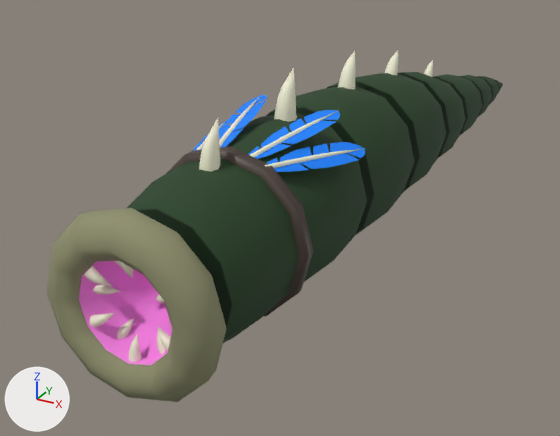
The FBX model workers/unity/Assets/3D/Characters/Leech/Leech.fbx as it was, and as the next commit left it.
Both versions are drawn from a 50 mm camera at (0.281, -0.649, 0.302) aimed at (-0.088, 0.022, -0.033). The lights are fixed; the arrows at lower left show +X, +Y and +Z. Where no turn or scale is listed for an object, it has been applied to the vertices.

Script lines for the objects in view, before the commit:
```python
me_mesh = bpy.data.meshes.new('Mesh')
me_mesh.from_pydata(...)  # 666 vertices, 664 faces; spans x -0.068..0.068, y -0.344..0.598, z -0.009..0.133
me_mesh.materials.append(mat_leech)
me_mesh_001 = bpy.data.meshes.new('Mesh.001')
me_mesh_001.from_pydata(...)  # 33 vertices, 32 faces; spans x -0.0057..0.0057, y 0.2125..0.2347, z 0.0849..0.1064
me_mesh_001.materials.append(mat_bone)  # white #f3f1d6
me_mesh_007 = bpy.data.meshes.new('Mesh.007')
me_mesh_007.from_pydata(...)  # 33 vertices, 32 faces; spans x -0.0088..0.0088, y -0.1398..-0.1147, z 0.1267..0.1665
me_mesh_007.materials.append(mat_bone)  # white #f3f1d6
me_mesh_008 = bpy.data.meshes.new('Mesh.008')
me_mesh_008.from_pydata(...)  # 33 vertices, 32 faces; spans x -0.007..0.007, y -0.2461..-0.224, z 0.1173..0.1538
me_mesh_008.materials.append(mat_bone)  # white #f3f1d6
ob_mbodymain = bpy.data.objects.new('mBodyMain', me_mesh)
ob_mbodymain.location = (0.0, 0.0, 0.0)
ob_mspike = bpy.data.objects.new('mSpike', me_mesh_008)
ob_mspike.location = (0.0, 0.0, 0.0002)
ob_mspike1 = bpy.data.objects.new('mSpike1', me_mesh_007)
ob_mspike1.location = (0.0, 0.0, 0.0002)
ob_mspike4 = bpy.data.objects.new('mSpike4', me_mesh_001)
ob_mspike4.location = (0.0, 0.0, 0.0002)
# also in view: 'mFeathersPlayerColor' at (0.007, -0.166, 0.126); 'mFeatherBones' at (0.008, -0.164, 0.128); 'pTorus1' at (0.0, -0.214, 0.063)
```
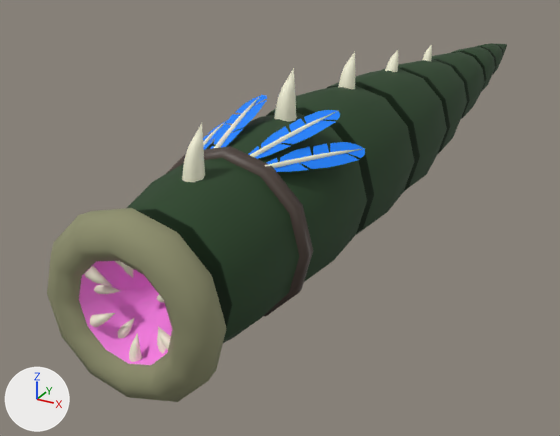
The newer file is also rescaled (x2.0) as a whole; pictures and numbers use the older file's frame.

The change, as a list of edits to the scene's bpy script:
```text
Change me_mesh_001:
    where me_mesh_001.from_pydata(...)  # 33 vertices, 32 faces; spans x -0.0057..0.0057, y 0.2125..0.2347, z 0.0849..0.1064
    used by ob_mspike4; location = (0.0, 0.0, 0.0002)
    me_mesh_001 part 1: the whole mesh is moved by (0.0, -0.0085, 0.0195)
Change me_mesh:
    used by ob_mbodymain; location = (0.0, 0.0, 0.0)
    remove me_mesh.from_pydata(...)  # 666 vertices, 664 faces; spans x -0.068..0.068, y -0.344..0.598, z -0.009..0.133
    add me_mesh.from_pydata(...)  # 666 vertices, 664 faces; spans x -0.068..0.068, y -0.344..0.597, z -0.007..0.133
    me_mesh part 3: 270 of 666 vertices moved; they spanned x -0.058..0.058, y 0.116..0.598, z -0.009..0.115 and now span x -0.058..0.058, y 0.116..0.597, z 0.003..0.12; mean shift (0.0, 0.0, 0.032); largest move (0.0, 0.598, -0.004) -> (0.0, 0.597, 0.057)
Change me_mesh_008:
    where me_mesh_008.from_pydata(...)  # 33 vertices, 32 faces; spans x -0.007..0.007, y -0.2461..-0.224, z 0.1173..0.1538
    used by ob_mspike; location = (0.0, 0.0, 0.0002)
    me_mesh_008 part 2: the whole mesh is moved by (0.0, -0.0191, 0.0012)
```

What differs and where, as boxes [x1, y1, x2, y2] in the pictures (560 x 436 px; the box of a moved part takes in the faces that stretch with it):
'mBodyMain', reshaped (9% taller): before [47, 72, 503, 402]; after [47, 43, 507, 402]
'mSpike', mesh moved: before [199, 118, 221, 172]; after [182, 123, 205, 182]
'mSpike4', mesh moved: before [424, 60, 433, 77]; after [423, 44, 432, 61]
part 3 of me_mesh, moved or reshaped: before [379, 72, 503, 175]; after [355, 43, 507, 173]
